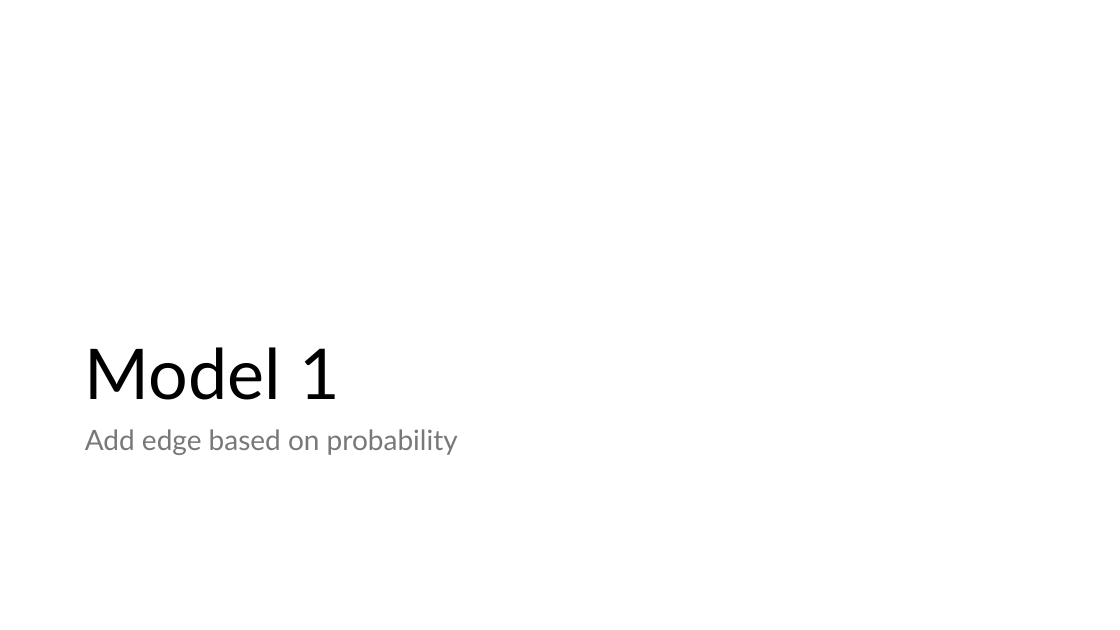
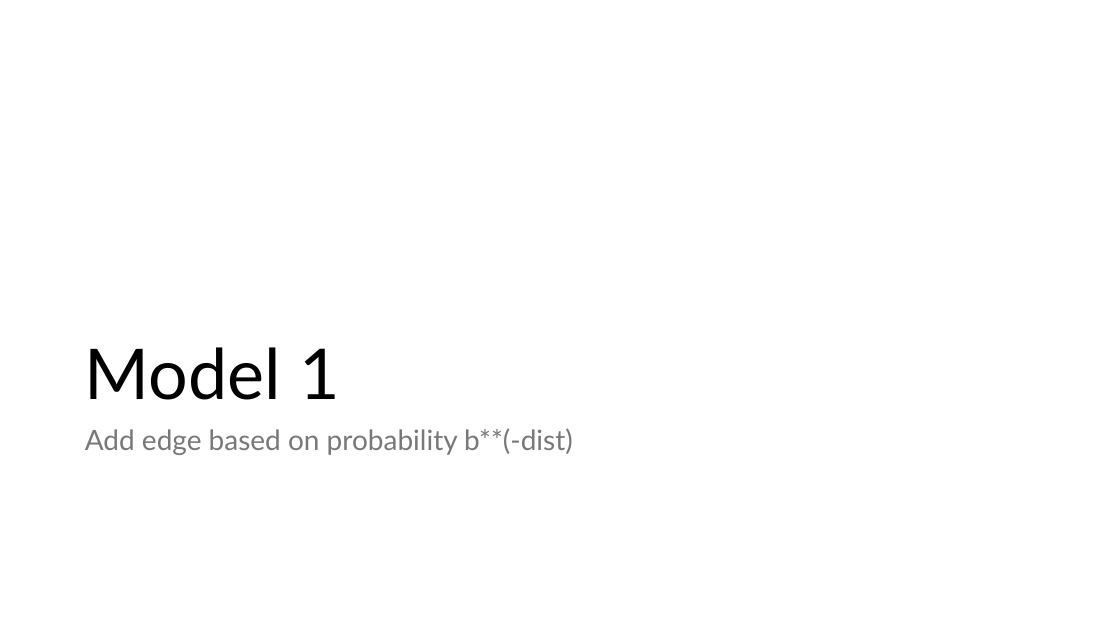
Before and after one commit to afr13dman/senior-thesis, a slide deck: slide 2 of thesis-models.pptx. Drawn at 1120x630 pixels with LibreOffice and Linux fonts; fonts in the diff are those of the drawing. Boxes give left, top, right and bottom in pixels: in the first picture for what was removed or moved away, otherwise in the second. Text is boxed around its words. In the diff, an @@ line names an element or a change of style, - is before the commit and + after.

```diff
--- a/thesis-models.pptx
+++ b/thesis-models.pptx
@@ text at (85,428,573,455): text changed @@
-Add edge based on probability
+Add edge based on probability b**(-dist)
```
Also in this commit, not shown: 4 other slides changed, 5 other files.
